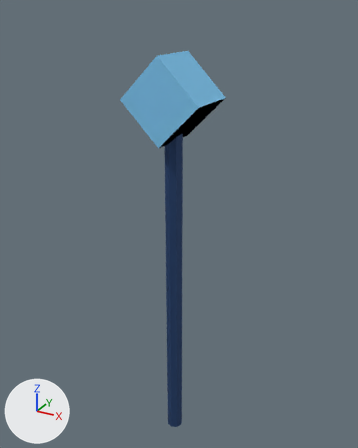
The glTF model public/assets/weapons/heroes/lich.glb: old version first, new version second.
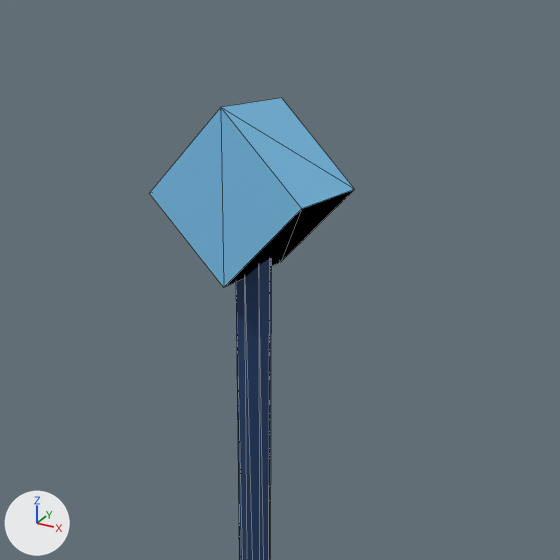
Each version is shown whole from a 50 mm lens placed at (0.888, -1.575, 1.254), pointed at (-0.008, 0.056, 0.438), then close up on the part from 12% to 93% of the width and 0% to 65% of the height. The axes (+X, +Y, +Z) are drawn at lower left. The lights are the same throughout. The first two pictures are the older version. The close-ups show mesh edges as thin lines.

The older version as bpy lines, for what is in view:
```python
me_lich_frost_staff_head_gem = bpy.data.meshes.new('lich-frost-staff-head-gem')
me_lich_frost_staff_head_gem.from_pydata(...)  # 8 vertices, 12 faces; spans x -0.156..0.156, y -0.11..0.11, z 0.794..1.106
me_lich_frost_staff_head_gem.materials.append(mat_primary)  # blue #7ec8f2
me_lich_frost_staff_shaft = bpy.data.meshes.new('lich-frost-staff-shaft')
me_lich_frost_staff_shaft.from_pydata(...)  # 20 vertices, 32 faces; spans x -0.035..0.035, y -0.035..0.035, z -0.575..0.875
me_lich_frost_staff_shaft.materials.append(mat_secondary)  # dark blue #2c4a78
ob_lich_head_gem = bpy.data.objects.new('lich-head-gem', me_lich_frost_staff_head_gem)
ob_lich_head_gem.location = (0.0, 0.0, 0.0)
ob_lich_shaft = bpy.data.objects.new('lich-shaft', me_lich_frost_staff_shaft)
ob_lich_shaft.location = (0.0, 0.0, 0.0)
```
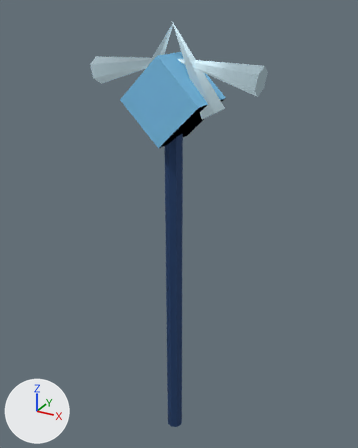
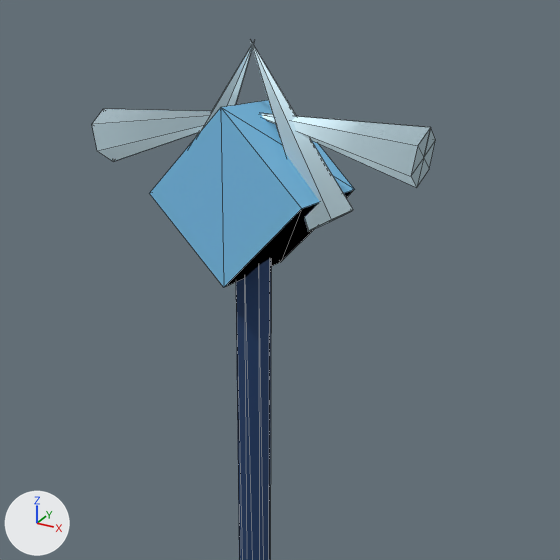
Pixel boxes (x1, y1, x2, y2) of what changed, in the close-ups (560 x 560 px):
'lich-shard1.4', added
    after: (261, 113, 436, 187)
'lich-shard0.5', added
    after: (250, 40, 353, 232)
'lich-shard-1.4', added
    after: (92, 109, 211, 162)
'lich-shard-0.5', added
    after: (194, 40, 255, 139)

Edits to the bpy script that builds the scene:
```text
Add mat_accent:
    mat_accent = principled_material('accent')
    mat_accent.base_color = (0.687, 0.905, 1.0)  # pale blue #d8f4ff
    mat_accent.metallic = 0.35
    mat_accent.roughness = 0.32
    mat_accent.emission_color = (0.172, 0.226, 0.25)  # greyish cyan #738389
    mat_accent.emission_strength = 1.0
Add me_lich_frost_staff_shard_1_4:
    me_lich_frost_staff_shard_1_4.from_pydata([(-0.317, 0.0, 0.982), (0.01, 0.0, 1.089), (-0.321, -0.043, 1.006), (-0.325, 0.0, 1.031), (-0.329, -0.043, 1.056), (-0.334, 0.0, 1.08), (-0.329, 0.043, 1.056), (-0.321, 0.043, 1.006), (-0.317, 0.0, 0.982)], [], [(0, 1, 2), (3, 2, 0), (2, 1, 4), (3, 4, 2), (4, 1, 5), (3, 5, 4), (5, 1, 6), (3, 6, 5), (6, 1, 7), (3, 7, 6), (7, 1, 8), (3, 8, 7)])
    me_lich_frost_staff_shard_1_4.materials.append(mat_accent)  # pale blue #d8f4ff, glowing greyish cyan #738389
Add me_lich_frost_staff_shard1_4:
    me_lich_frost_staff_shard1_4.from_pydata([(0.334, 0.0, 1.08), (-0.01, 0.0, 1.089), (0.329, -0.043, 1.056), (0.325, 0.0, 1.031), (0.321, -0.043, 1.006), (0.317, 0.0, 0.982), (0.321, 0.043, 1.006), (0.329, 0.043, 1.056), (0.334, 0.0, 1.08)], [], [(0, 1, 2), (3, 2, 0), (2, 1, 4), (3, 4, 2), (4, 1, 5), (3, 5, 4), (5, 1, 6), (3, 6, 5), (6, 1, 7), (3, 7, 6), (7, 1, 8), (3, 8, 7)])
    me_lich_frost_staff_shard1_4.materials.append(mat_accent)  # pale blue #d8f4ff, glowing greyish cyan #738389
Add me_lich_frost_staff_shard_0_5:
    me_lich_frost_staff_shard_0_5.from_pydata([(-0.114, 0.0, 0.887), (0.005, 0.0, 1.209), (-0.136, -0.043, 0.899), (-0.158, 0.0, 0.911), (-0.18, -0.043, 0.923), (-0.202, 0.0, 0.935), (-0.18, 0.043, 0.923), (-0.136, 0.043, 0.899), (-0.114, 0.0, 0.887)], [], [(0, 1, 2), (3, 2, 0), (2, 1, 4), (3, 4, 2), (4, 1, 5), (3, 5, 4), (5, 1, 6), (3, 6, 5), (6, 1, 7), (3, 7, 6), (7, 1, 8), (3, 8, 7)])
    me_lich_frost_staff_shard_0_5.materials.append(mat_accent)  # pale blue #d8f4ff, glowing greyish cyan #738389
Add me_lich_frost_staff_shard0_5:
    me_lich_frost_staff_shard0_5.from_pydata([(0.202, 0.0, 0.935), (-0.005, 0.0, 1.209), (0.18, -0.043, 0.923), (0.158, 0.0, 0.911), (0.136, -0.043, 0.899), (0.114, 0.0, 0.887), (0.136, 0.043, 0.899), (0.18, 0.043, 0.923), (0.202, 0.0, 0.935)], [], [(0, 1, 2), (3, 2, 0), (2, 1, 4), (3, 4, 2), (4, 1, 5), (3, 5, 4), (5, 1, 6), (3, 6, 5), (6, 1, 7), (3, 7, 6), (7, 1, 8), (3, 8, 7)])
    me_lich_frost_staff_shard0_5.materials.append(mat_accent)  # pale blue #d8f4ff, glowing greyish cyan #738389
Add ob_lich_shard_1_4:
    ob_lich_shard_1_4 = bpy.data.objects.new('lich-shard-1.4', me_lich_frost_staff_shard_1_4)
    ob_lich_shard_1_4.location = (0.0, 0.0, 0.0)
Add ob_lich_shard1_4:
    ob_lich_shard1_4 = bpy.data.objects.new('lich-shard1.4', me_lich_frost_staff_shard1_4)
    ob_lich_shard1_4.location = (0.0, 0.0, 0.0)
Add ob_lich_shard_0_5:
    ob_lich_shard_0_5 = bpy.data.objects.new('lich-shard-0.5', me_lich_frost_staff_shard_0_5)
    ob_lich_shard_0_5.location = (0.0, 0.0, 0.0)
Add ob_lich_shard0_5:
    ob_lich_shard0_5 = bpy.data.objects.new('lich-shard0.5', me_lich_frost_staff_shard0_5)
    ob_lich_shard0_5.location = (0.0, 0.0, 0.0)
```
